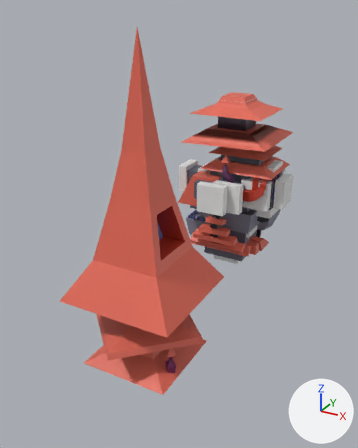
The FBX model Unity/FireBall/Assets/!Import/ChunksFbx/Chunks_00.fbx, before and after one commit.
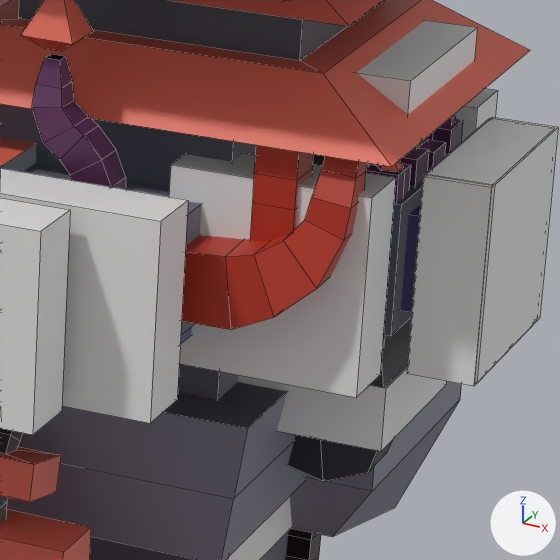
Each version appears first whole from a 50 mm lens placed at (16.51, -24.99, 22.58), pointed at (-3.22, 10.89, 4.64), and next in a close-up on the part from 61% to 82% of the width and 35% to 52% of the height. Every picture has the same lights, and +X, +Y and +Z are marked at lower right. The close-ups show mesh edges as thin lines. Where no turn or scale is listed for an object, it has been applied to the vertices. Vertices at the same position are counted once.

Names of what the first close-up shows: 'Cube.001', 'Cube.005', 'Cube.007', 'Cube.008', 'Cube.020', 'Cube.021', 'PlaceholderConnector.000', 'PlaceholderConnector.003', 'PlaceholderConnector.006', 'PlaceholderConnector.008', 'PlaceholderConnector.012', 'PlaceholderConnector.020'.
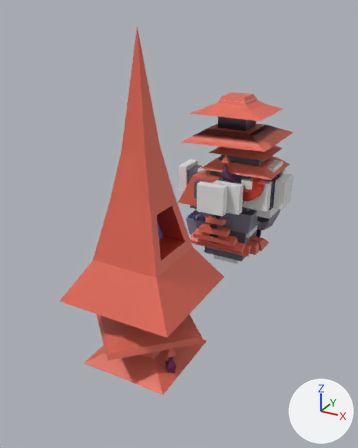
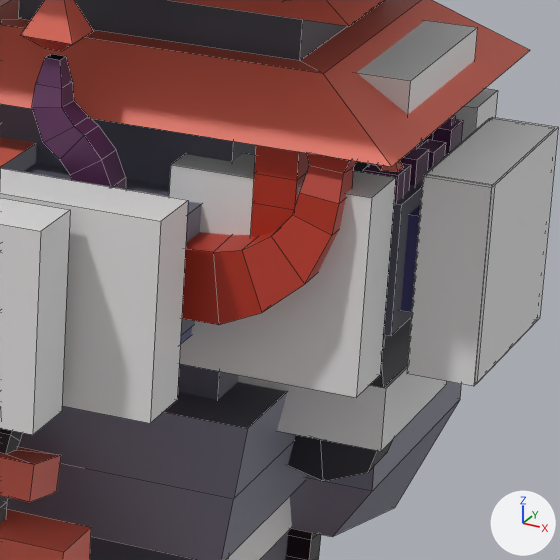
Pixel boxes [x1, y1, x2, y2] of what changed, in the close-ups (560 x 560 px):
'Cube.020', reshaped, moved
    before: [182, 156, 367, 330]
    after: [182, 153, 357, 325]
part 1 of me_cube_069, built on
    before: [322, 156, 367, 177]
    after: [307, 153, 357, 173]

Diff of the bpy script that builds the scene:
```diff
--- a/Unity/FireBall/Assets/!Import/ChunksFbx/Chunks_00.fbx.py
+++ b/Unity/FireBall/Assets/!Import/ChunksFbx/Chunks_00.fbx.py
@@ me_cube_069 @@
 # used by ob_cube_020; location = (-1.24, 21.37, 4.28)
-me_cube_069.from_pydata(...)  # 32 vertices, 30 faces; spans x -0.84..2.33, y -0.46..0.79, z -0.44..2.26
+me_cube_069.from_pydata(...)  # 36 vertices, 34 faces; spans x -0.84..2.47, y -0.46..0.88, z -0.44..2.26
+# me_cube_069 part 1
+# 4 faces are deleted
+# 4 vertices move from x 1.82..2.29, y 0.39..0.79, z 2.21..2.26 to x 1.65..2.47, y 0.18..0.88, z 2.21..2.26
+# 4 vertices are added at (2.37, 0.81, 2.06), (2.38, 0.28, 2.06), (1.74, 0.26, 2.09), (1.73, 0.8, 2.09)
+# 8 new faces join them
 me_cube_069.materials.append(mat_solidcoloratlas3shades)
@@ ob_cube_020 @@
 ob_cube_020 = bpy.data.objects.new('Cube.020', me_cube_069)
-ob_cube_020.location = (-1.24, 21.37, 4.28)
+ob_cube_020.location = (-1.43, 21.38, 4.32)
```
